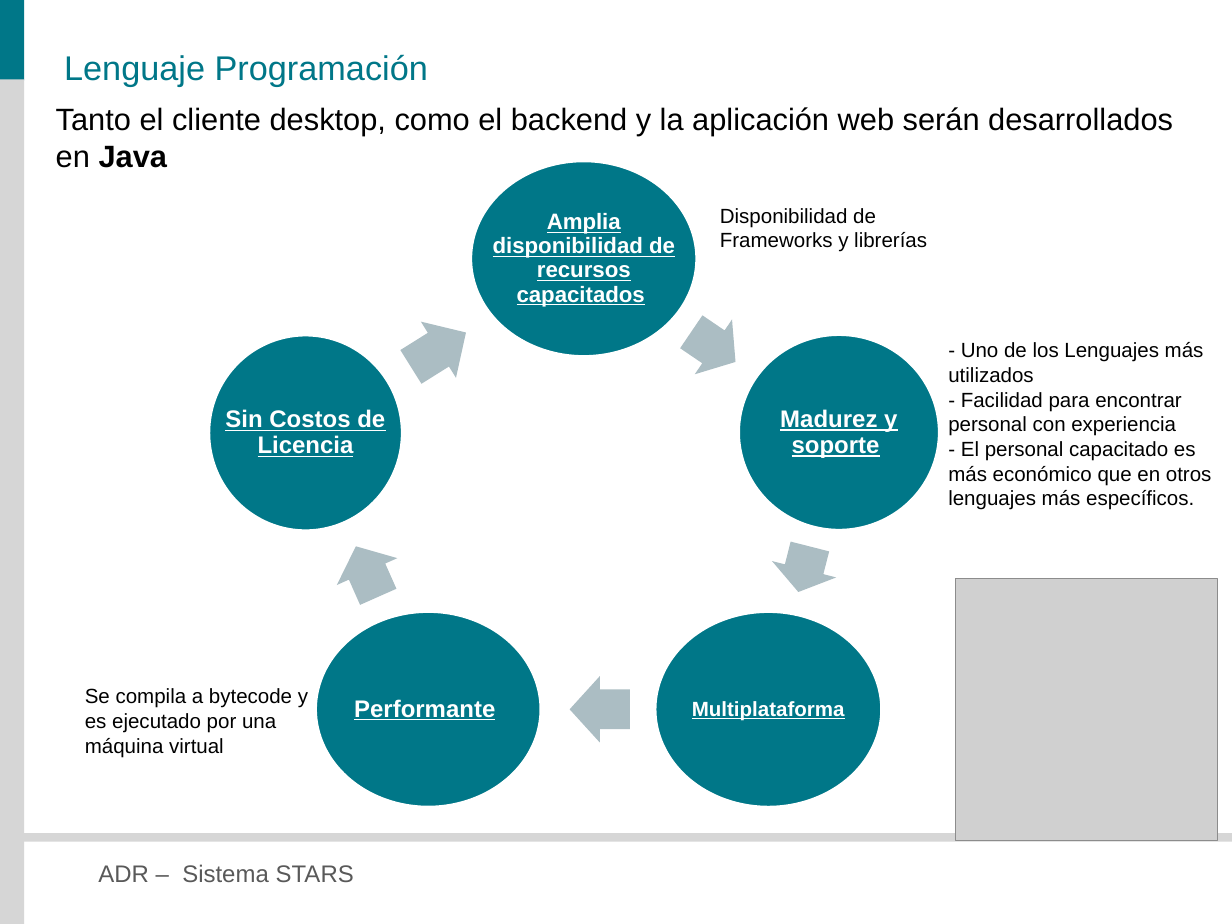
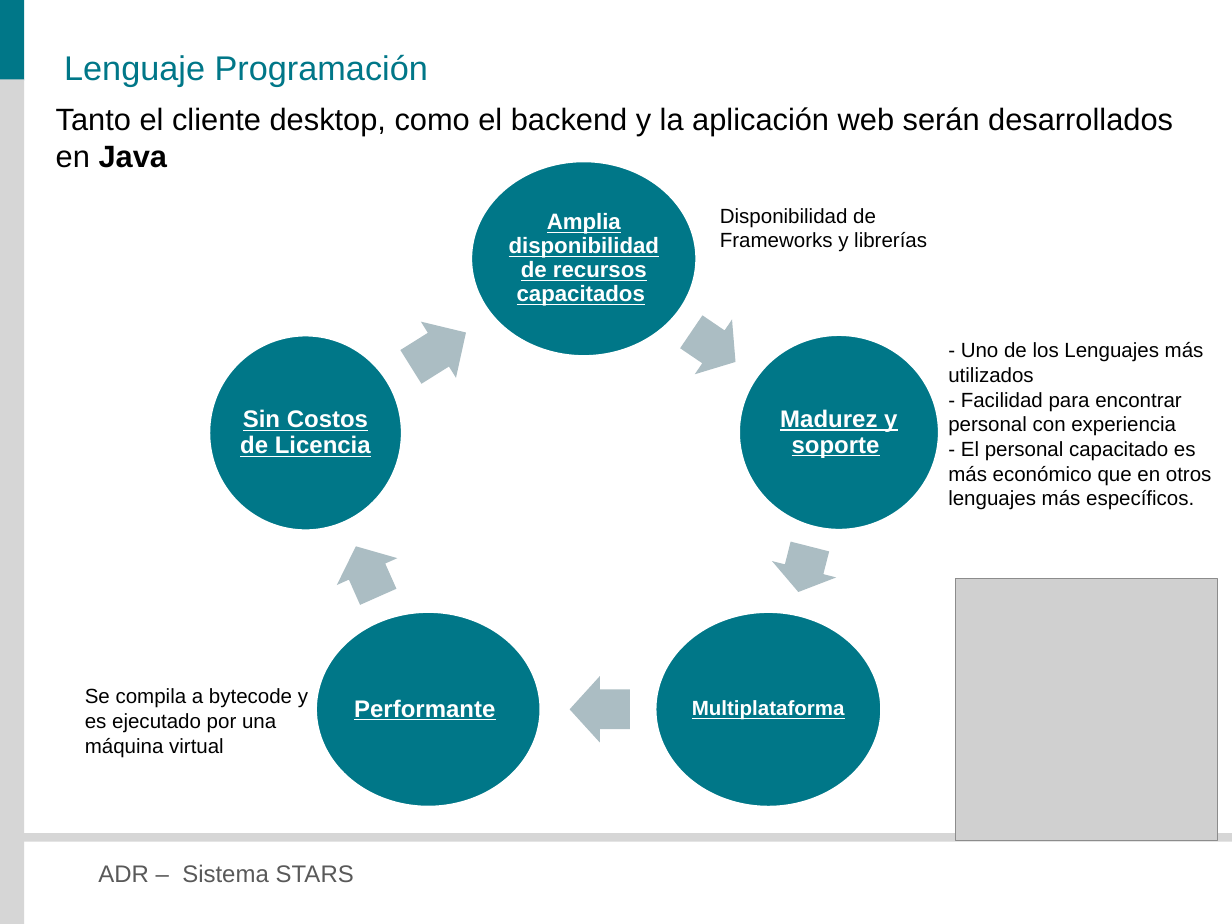
Before and after one commit to veritoreinoso/adr-2010, a slide deck: slide 5 of Presentacion.pptx. Drawn at 1232x924 pixels with LibreOffice and Linux fonts; fonts in the diff are those of the drawing; grey boxes stand for pictures. Boxes give left, top, right and bottom in pixels: in the first picture for what was removed or moved away, otherwise in the second. Text is boxed around its words. In the diff, an @@ line names an element or a change of style, - is before the commit and + after.

```diff
--- a/Presentacion.pptx
+++ b/Presentacion.pptx
@@ text "Amplia disponibilidad de recursos capacitados" rewrapped from <box>493,213,675,307</box> to <box>509,213,659,306</box> @@
@@ text "Sin Costos de Licencia" rewrapped from <box>225,409,385,457</box> to <box>240,409,371,457</box> @@
```
Also in this commit, not shown: 13 other slides changed, 1 other file.
